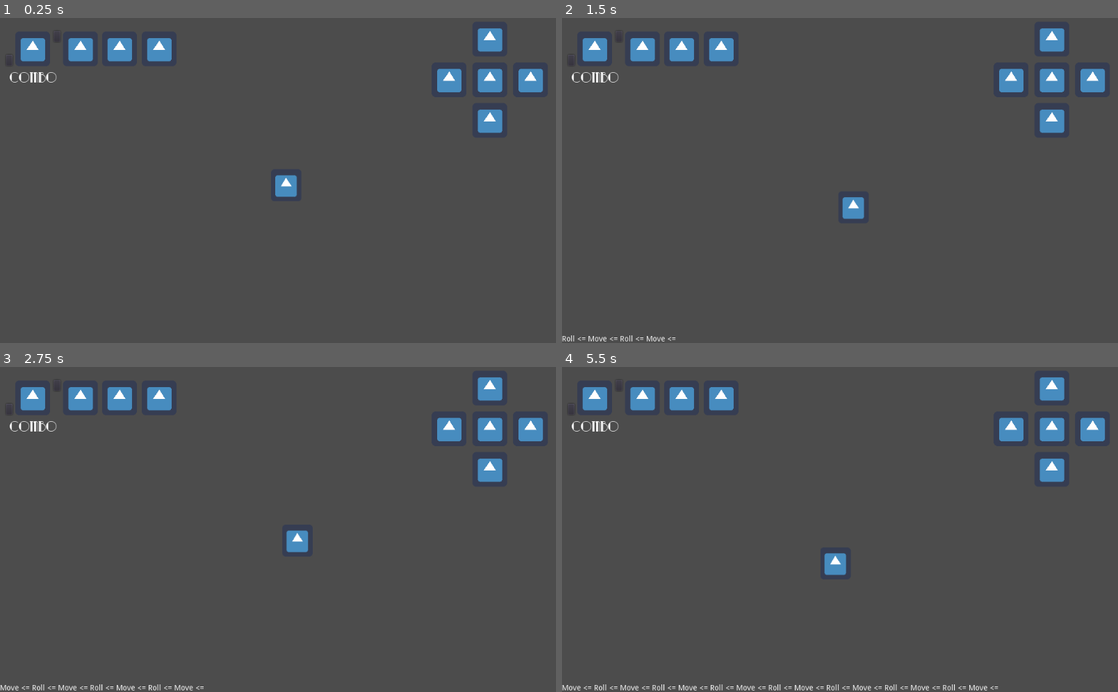
Above: before the commit, frames 1-4 (two rows, left to right).
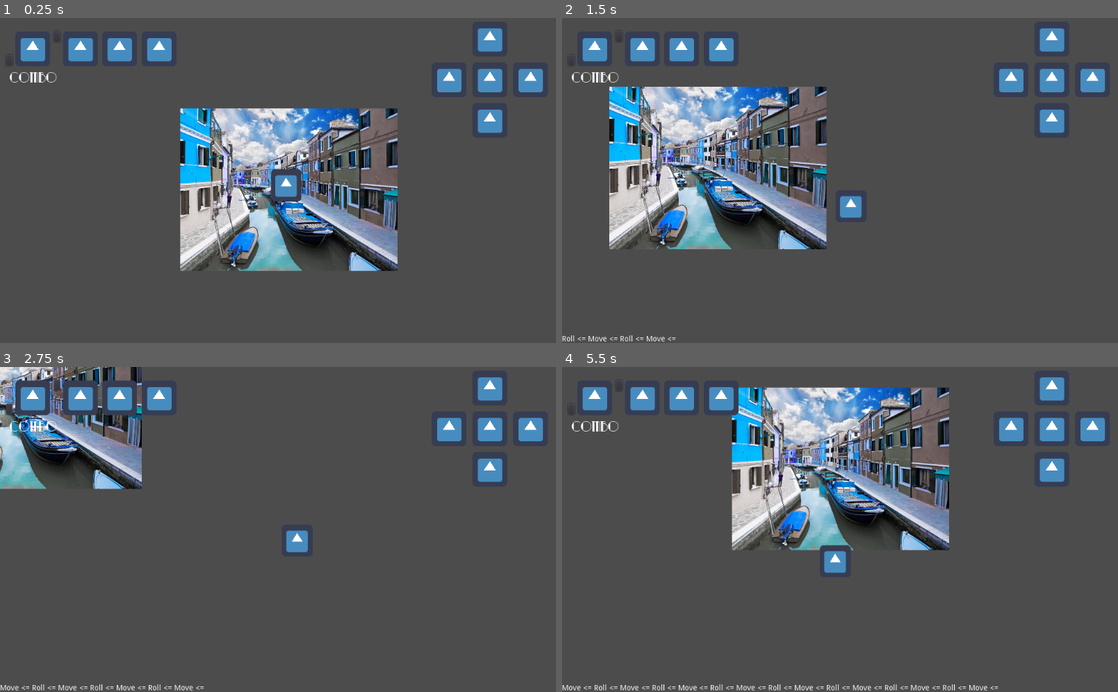
Above: after the commit, the same moments.

Repository: andrebariani/gmtk2022
Game: Godot game, scene res://src/Main.tscn
Two runs of this game, one before a commit and one after it. Both use one fixed random seed, a clock stepped at 60 frames per second and the inputs below. The engine's default icon, where the game draws it, is replaced by a stand-in: a white triangle on a blue panel in a dark square.
Inputs (mouse positions are in pixels of both pictures, inside the frame that each line leads up to):
- Up to frame 1 (0.25 s): no input
- Up to frame 2 (1.5 s): move the mouse to (962, 164) at 0.52 s; hold D (move_right) 0.53-1.28 s; tap Space (roll) at 0.6, 1.35 s; move the mouse to (728, 196) at 1.27 s; hold S (move_down) from 1.28 s (still down)
- Up to frame 3 (2.75 s): move the mouse to (333, 458) at 2.02 s; release S (move_down) at 2.03 s; hold D (move_right) from 2.03 s (still down); tap Space (roll) at 2.1 s
- Up to frame 4 (5.5 s): move the mouse to (812, 594) at 2.77 s; release D (move_right) at 2.78 s; hold W (move_up) 2.78-3.53 s; tap Space (roll) every 0.75 s from 2.85 to 5.1 s; move the mouse to (1006, 578) at 3.52 s; hold A (move_left) 3.53-5.03 s; move the mouse to (673, 480) at 4.27 s; move the mouse to (867, 529) at 5.02 s; hold S (move_down) from 5.03 s (still down)

The runs differ from the first frame. In frame 1, 16% of the frame differs, in the area x 32-72%, y 27-78%; in frame 2, 17%, in the area x 8-55%, y 21-72%; in frame 3, 6.2%; in frame 4, 17%.

Commit message:
camera treme ao rolar

Diff:
--- a/src/Main.gd
+++ b/src/Main.gd
@@ -3,7 +3,7 @@
 
 onready var ui = $CanvasLayer/UI
 onready var player = $Player
-
+onready var camera = $Player/Camera
 
 func _on_Player_rolled():
 	var faces = player.dieFaces
@@ -12,3 +12,5 @@
 		faces.get_face(faces.FRONT),
 		faces.get_face(faces.LEFT),
 		faces.get_face(faces.RIGHT))
+	camera.shake_camera(80)
+	print_debug('rolled')
--- a/src/Main.tscn
+++ b/src/Main.tscn
@@ -1,13 +1,18 @@
-[gd_scene load_steps=6 format=2]
+[gd_scene load_steps=7 format=2]
 
 [ext_resource path="res://src/entities/player/Player.tscn" type="PackedScene" id=1]
 [ext_resource path="res://src/entities/camera/Camera.tscn" type="PackedScene" id=2]
 [ext_resource path="res://src/shaders/ScreenShader.tscn" type="PackedScene" id=3]
 [ext_resource path="res://src/ui/UI.tscn" type="PackedScene" id=4]
 [ext_resource path="res://src/Main.gd" type="Script" id=5]
+[ext_resource path="res://src/shaders/burano.png" type="Texture" id=6]
 
 [node name="Main" type="Node2D"]
 script = ExtResource( 5 )
+
+[node name="Burano" type="Sprite" parent="."]
+position = Vector2( 10, 17 )
+texture = ExtResource( 6 )
 
 [node name="Player" parent="." instance=ExtResource( 1 )]
 
--- a/src/entities/camera/Camera.gd
+++ b/src/entities/camera/Camera.gd
@@ -27,7 +27,7 @@
 		position = center_position
 		return
 
-	position += Vector2(rand_range(-shake, shake), rand_range(-shake, shake))
+	position = center_position + Vector2(rand_range(-shake, shake), rand_range(-shake, shake))
 
 func shake_camera(level):
 	shake = level
